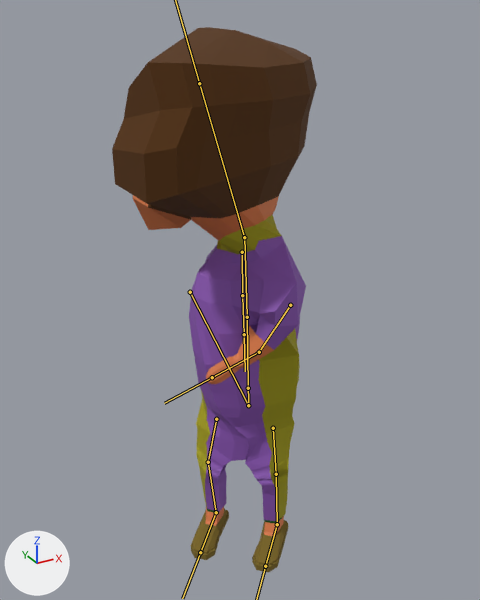
The FBX model PrototypeLogicGame/Assets/Sprites/3D_FBX/Character/Hero(small).fbx: old version first, new version second.
Rendered twice from a 50 mm camera at (-3.56, -6.2, 6.57) aimed at (-0.12, 0.05, 3.44). Arrows for +X, +Y and +Z are at lower left; the lights stay in place. Both versions are drawn at frame 1 of the action 'Арматура|Действие'; the numbers are the values there. The bones that bend it are drawn over the model as lines.

Names of what the first picture shows: 'Hero'.
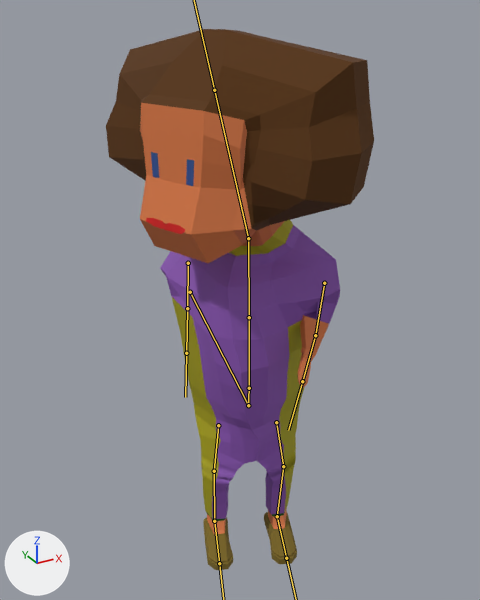
Where the change shows, as pixel boxes (x1, y1, x2, y2) in the pictures (480 x 600 px):
'Hero', posed (31% wider)
    before: (112, 27, 317, 573)
    after: (106, 29, 374, 570)
bone 'Very Lower Body', root to tip
    before: (248, 405) to (248, 381)
    after: (248, 405) to (249, 381)
bone 'Lower body', root to tip
    before: (248, 388) to (247, 317)
    after: (249, 388) to (249, 317)
bone 'Upper body', root to tip
    before: (247, 317) to (244, 236)
    after: (249, 317) to (248, 237)
bone 'Shoulder_L', root to tip
    before: (290, 305) to (259, 352)
    after: (324, 283) to (315, 335)
bone 'Forearm_L', root to tip
    before: (259, 352) to (212, 377)
    after: (315, 335) to (302, 381)
bone 'Shoulder_R', root to tip
    before: (242, 252) to (242, 295)
    after: (188, 263) to (187, 308)
bone 'Forearm_R', root to tip
    before: (242, 295) to (244, 334)
    after: (187, 308) to (186, 353)
bone 'Head', root to tip
    before: (244, 237) to (199, 83)
    after: (248, 238) to (214, 90)

What the commit changed:
Bone 'Very Lower Body' (bone_very_lower_body) turns from (-2, -43, 4) to (0, -22, 2) degrees about its own x, y and z.
Bone 'Lower body' (bone_lower_body) turns from (0, -19, 1) to (0, -9, 0) degrees about its own x, y and z.
Bone 'Upper body' (bone_upper_body) turns from (-1, -40, 2) to (0, -20, 1) degrees about its own x, y and z.
Bone 'Shoulder_L' (bone_shoulder_l) turns from (32, 2, -39) to (29, 3, -39) degrees about its own x, y and z.
Bone 'Forearm_L' (bone_forearm_l) turns from (34, -6, -6) to (23, -5, -5) degrees about its own x, y and z.
Bone 'Shoulder_R' (bone_shoulder_r) turns from (-5, 5, 41) to (-2, 5, 41) degrees about its own x, y and z.
Bone 'Forearm_R' (bone_forearm_r) turns from (2, -2, 8) to (18, -2, 12) degrees about its own x, y and z.
Bone 'Head' (bone_head) turns from (-5, -37, 14) to (-1, -19, 6) degrees about its own x, y and z.
